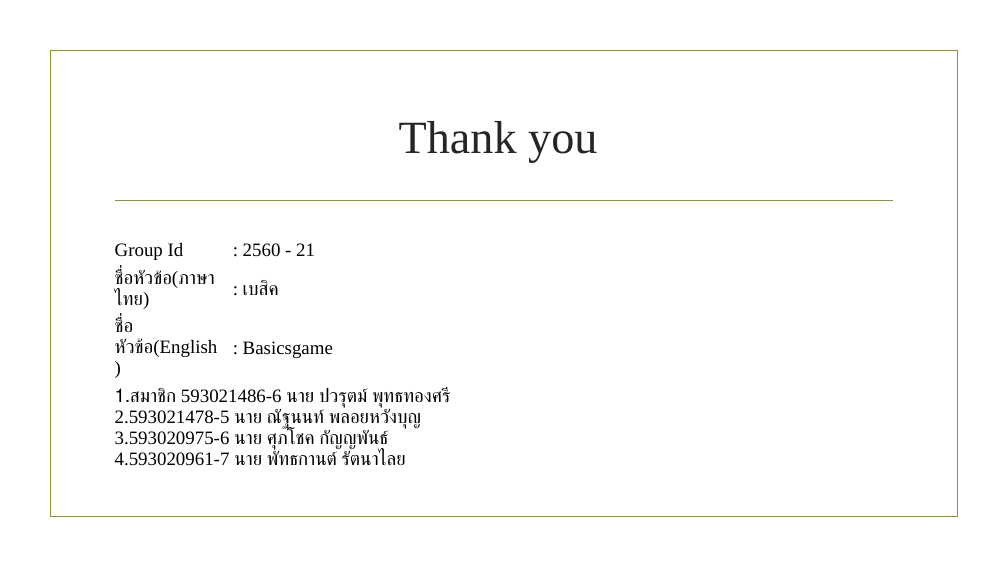
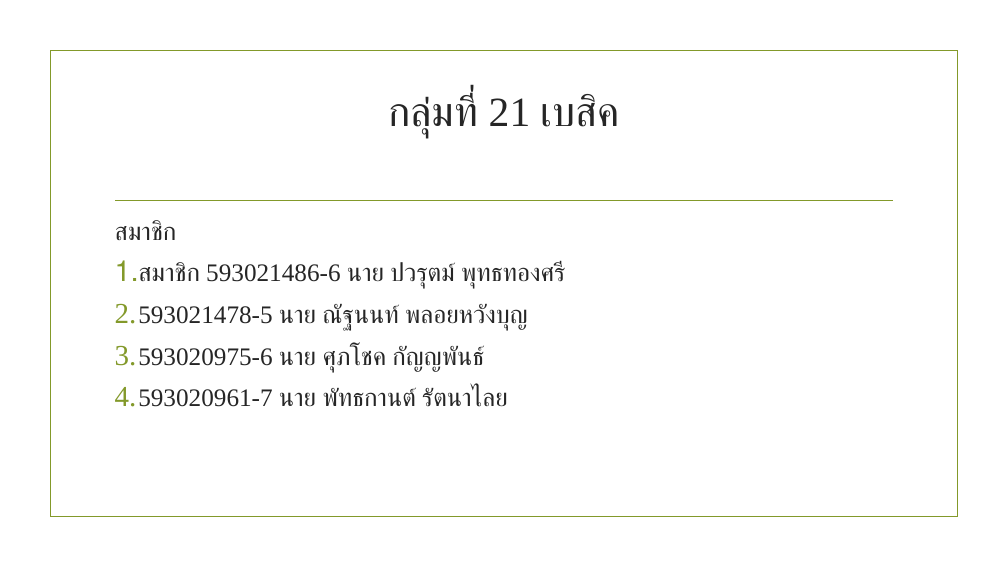
Before and after one commit to jrockl2z/G-2560-21-, a slide deck: slide 2 of Enterprise ship.pptx (slide 6 before the commit). Drawn at 1008x567 pixels with LibreOffice and Linux fonts; fonts in the diff are those of the drawing; background and template pictures are left out. Boxes give left, top, right and bottom in pixels: in the first picture for what was removed or moved away, otherwise in the second. Text is boxed around its words. In the diff, an @@ line names an element or a change of style, - is before the commit and + after.

```diff
--- a/Enterprise ship.pptx
+++ b/Enterprise ship.pptx
@@ title at [388,94,620,138]: text changed; size 44 to 39.6 pt @@
-Thank you
+กลุ่มที่ 21 เบสิค
@@ table removed at [107,236,580,470], 4 rows, 2 columns @@
-Group Id | : 2560 - 21
-ชื่อหัวข้อ(ภาษาไทย) | : เบสิค
-ชื่อหัวข้อ(English) | : Basicsgame
-สมาชิก 593021486-6 นาย ปวรุตม์ พุทธทองศรี / 593021478-5 นาย ณัฐนนท์ พลอยหวังบุญ / 593020975-6 นาย ศุภโชค กัญญพันธ์ / 593020961-7 นาย พัทธกานต์ รัตนาไลย | 
@@ text added at [115,221,564,407], 24 pt, text #262626 @@
+สมาชิก
+1. สมาชิก 593021486-6 นาย ปวรุตม์ พุทธทองศรี
+2. 593021478-5 นาย ณัฐนนท์ พลอยหวังบุญ
+3. 593020975-6 นาย ศุภโชค กัญญพันธ์
+4. 593020961-7 นาย พัทธกานต์ รัตนาไลย
```
Also in this commit, not shown: 1 slide added.
